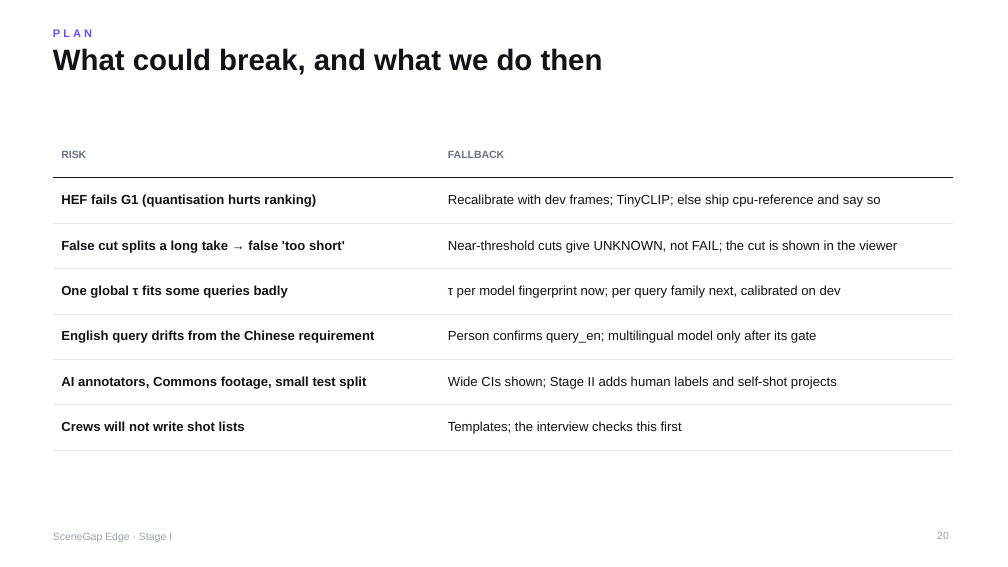
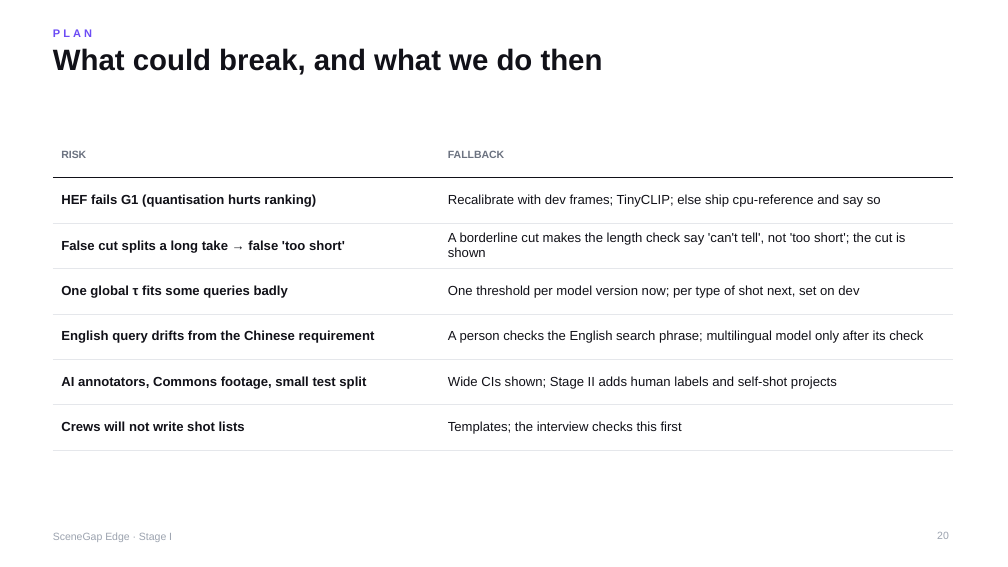
Before and after one commit to yu9bryan/scenegap-edge, a slide deck: slide 20 of docs/deck/SceneGapEdge_StageI_Proposal.pptx. Drawn at 1008x567 pixels with LibreOffice and Linux fonts; fonts in the diff are those of the drawing. Boxes give left, top, right and bottom in pixels: in the first picture for what was removed or moved away, otherwise in the second. Text is boxed around its words. In the diff, an @@ line names an element or a change of style, - is before the commit and + after.

```diff
--- a/docs/deck/SceneGapEdge_StageI_Proposal.pptx
+++ b/docs/deck/SceneGapEdge_StageI_Proposal.pptx
@@ table at (53,132,953,438) @@
-row 3, column 2: Near-threshold cuts give UNKNOWN, not FAIL; the cut is shown in the viewer
+row 3, column 2: A borderline cut makes the length check say 'can't tell', not 'too short'; the cut is shown
-row 4, column 2: τ per model fingerprint now; per query family next, calibrated on dev
+row 4, column 2: One threshold per model version now; per type of shot next, set on dev
-row 5, column 2: Person confirms query_en; multilingual model only after its gate
+row 5, column 2: A person checks the English search phrase; multilingual model only after its check
```
Also in this commit, not shown: 22 other slides changed, 1 slide added, 3 other files.
